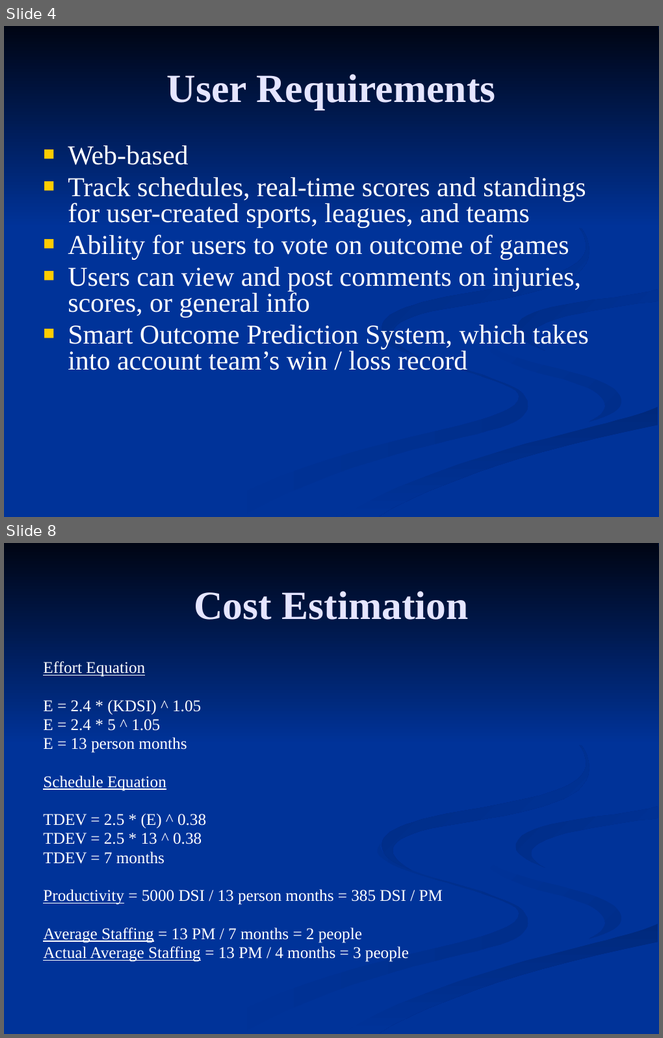
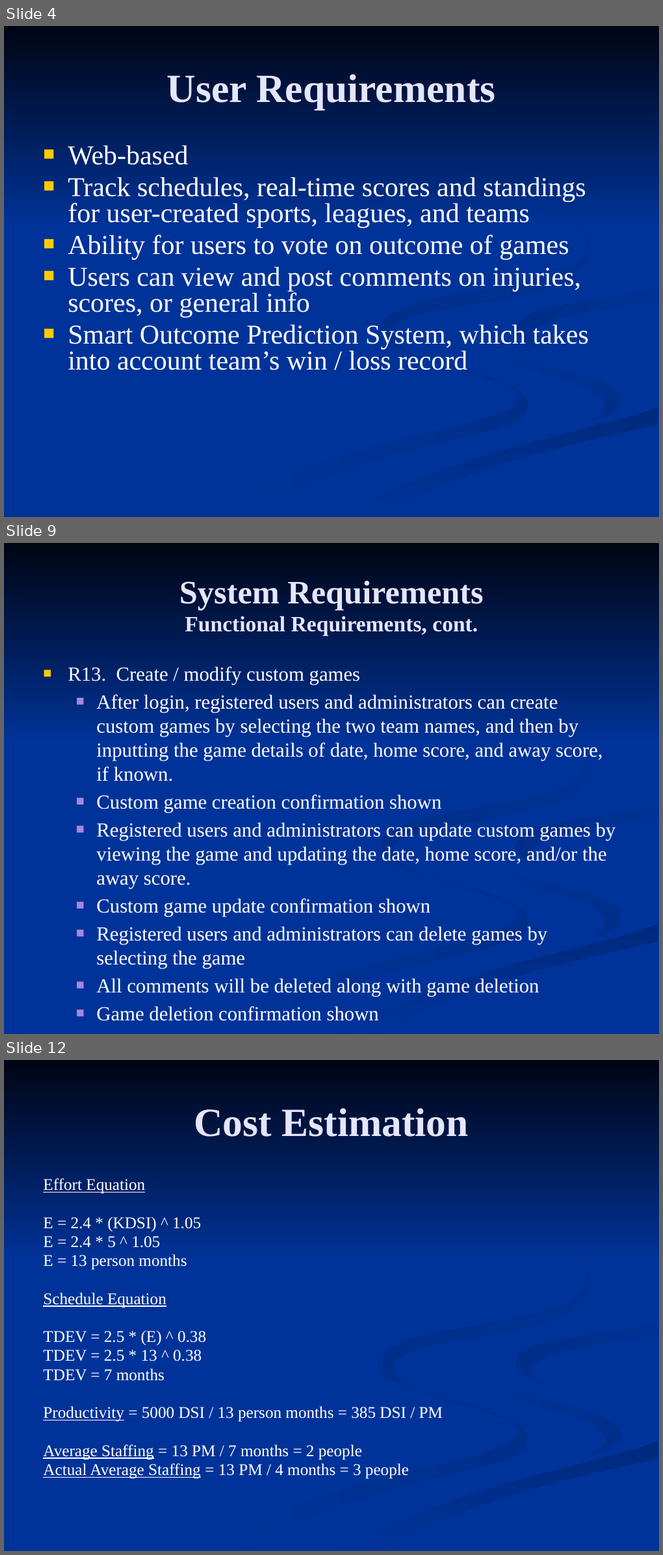
Before and after one commit to c0bra99/sports-score-tracker, a slide deck: Documents/Presentation 1.pptx. Shown one above the other, each under a label of ours: slides 4 and 8 before the commit, slides 4, 9 and 12 after it; the slides between them are not shown. The pictures are 663x1038 and 663x1555 pixels, drawn with LibreOffice and Linux fonts; fonts in the diff are those of the drawing. Boxes give left, top, right and bottom in pixels: in the first picture for what was removed or moved away, otherwise in the second. Text is boxed around its words. In the diff, an @@ line names an element or a change of style, - is before the commit and + after.

```diff
--- a/Documents/Presentation 1.pptx
+++ b/Documents/Presentation 1.pptx
@@ slide 9 added at bbox=[4, 543, 659, 1034], background #003399; not listed: 7 template elements that a slide beside it also shows @@
@@ title added at bbox=[180, 581, 483, 636], 24 pt, text #E5E5FF, bold @@
+System Requirements
+Functional Requirements, cont.
@@ text added at bbox=[68, 667, 616, 1021], 22 pt, text #FFFFFF @@
+■ R13. Create / modify custom games
+  ■ After login, registered users and administrators can create custom games by selecting the two team names, and then by inputting the game details of date, home score, and away score, if known.
+  ■ Custom game creation confirmation shown
+  ■ Registered users and administrators can update custom games by viewing the game and updating the date, home score, and/or the away score.
+  ■ Custom game update confirmation shown
+  ■ Registered users and administrators can delete games by selecting the game
+  ■ All comments will be deleted along with game deletion
+  ■ Game deletion confirmation shown
@@ what was slide 8 is now slide 12 @@
```
Also in this commit, not shown: 3 slides changed, 3 other slides added.
